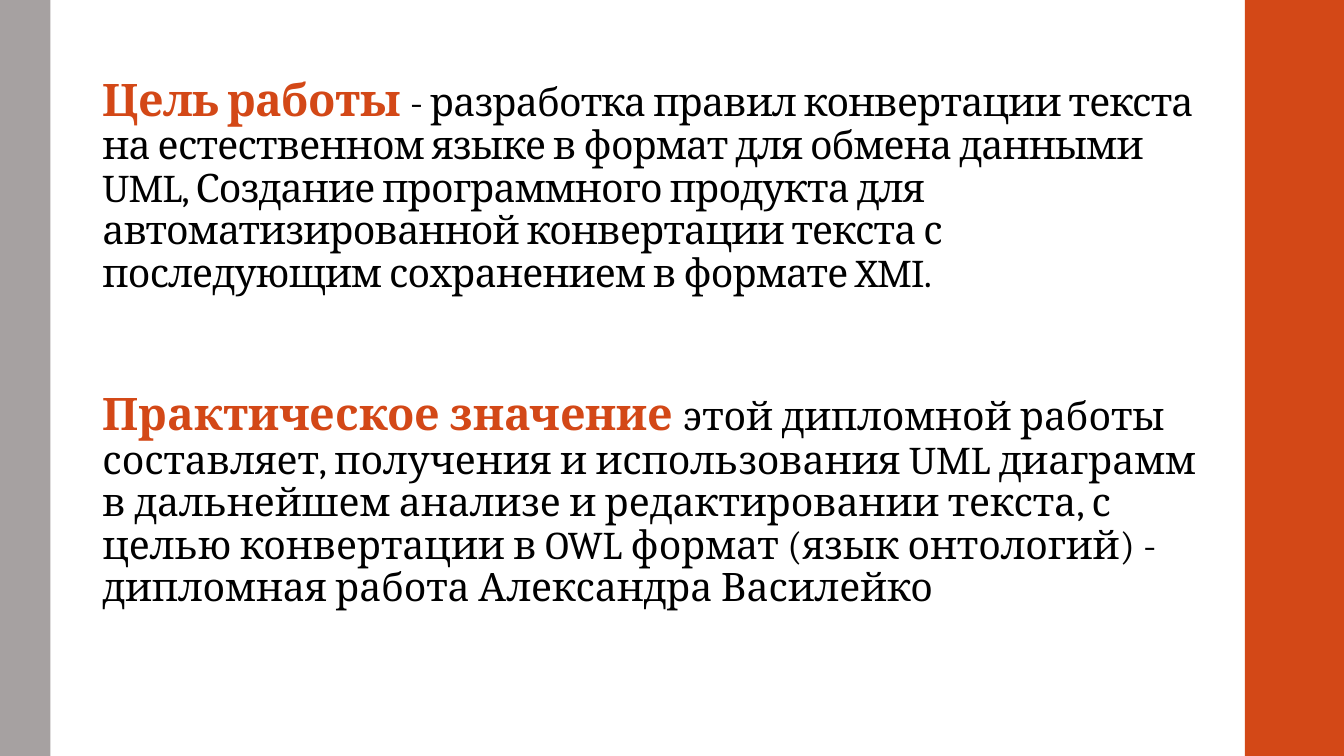
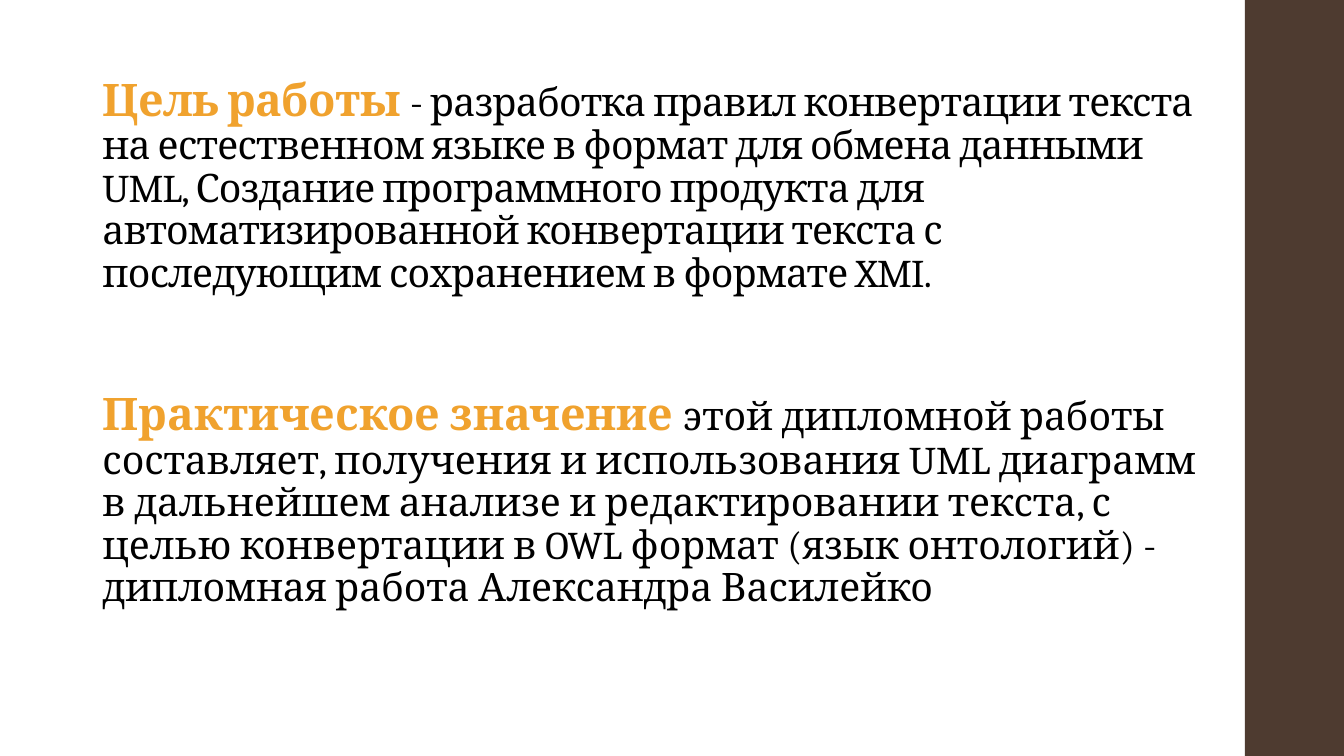
Before and after one commit to alexnodejs/onto-diploma, a slide deck: slide 2 of presentation/Moiseyenko_presentation.pptx. Drawn at 1344x756 pixels with LibreOffice and Linux fonts; fonts in the diff are those of the drawing. Boxes give left, top, right and bottom in pixels: in the first picture for what was removed or moved away, otherwise in the second. Text is boxed around its words. In the diff, an @@ line names an element or a change of style, - is before the commit and + after.

Commit message:
Change design

```diff
--- a/presentation/Moiseyenko_presentation.pptx
+++ b/presentation/Moiseyenko_presentation.pptx
@@ rectangle removed at (0,0,50,756) @@
@@ rectangle at (1245,0,1344,756): fill #D34817 to #4E3B30 @@
@@ title "Цель работы - разработка правил ..." at (102,81,1194,297): text colour #D34817 to #F0A22E in "Цель работы" @@
@@ text "Практическое значение этой дипломной работы ..." at (102,398,1196,611): text colour #D34817 to #F0A22E in "Практическое значение" @@
```
Also in this commit, not shown: 20 other slides changed.
